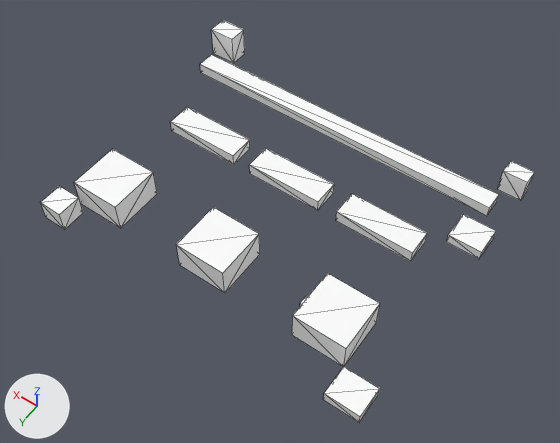
The glTF model cf2_col_r_fudge.glb as it was, and as the next commit left it.
Camera for both pictures: a 50 mm lens placed at (-52.0, -1.8, 54.9), pointed at (-28.3, -35.0, 2.8). The axes (+X, +Y, +Z) are drawn at lower left. The lights are the same throughout. The first picture is the older version. Mesh edges are drawn as thin lines. Vertices at exactly the same position are counted once.

Names of what the first picture shows: 'cf2_col_r_fudge'.
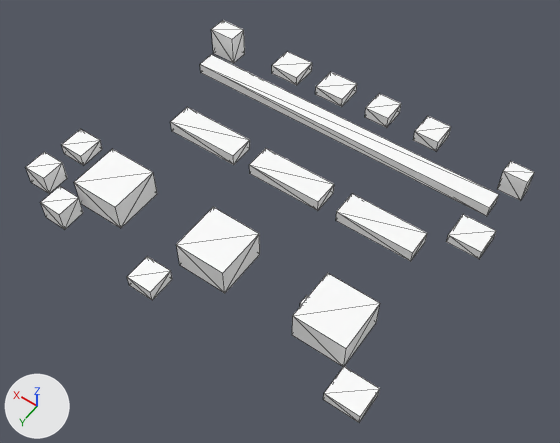
What differs and where, as boxes (x1, y1, x2, y2) in the pictures (560 x 443 px):
'cf2_col_r_fudge', reshaped: before (40, 20, 534, 423); after (25, 20, 534, 423)
part 1 of me_cf2_col_r_fudge, added: after (62, 129, 102, 165)
part 2 of me_cf2_col_r_fudge, added: after (365, 93, 401, 128)
part 3 of me_cf2_col_r_fudge, added: after (413, 116, 451, 151)
part 4 of me_cf2_col_r_fudge, added: after (315, 72, 357, 107)
part 5 of me_cf2_col_r_fudge, added: after (127, 256, 172, 300)
part 6 of me_cf2_col_r_fudge, added: after (25, 152, 67, 193)
part 7 of me_cf2_col_r_fudge, added: after (272, 51, 312, 85)

What changed in the scene script:
```text
Change me_cf2_col_r_fudge:
    used by ob_cf2_col_r_fudge; location = (0.0, 0.0, 0.0)
    remove me_cf2_col_r_fudge.from_pydata(...)  # 120 vertices, 180 faces; spans x -44.1..-10.7, y -49.9..-23.2, z 3.6..6.6
    add me_cf2_col_r_fudge.from_pydata(...)  # 176 vertices, 264 faces; spans x -44.1..-8.4, y -51.7..-22.4, z 3.6..6.6
    me_cf2_col_r_fudge part 1: a new loose piece, a box spanning x -10.8..-8.4, y -31.9..-29.5, z 3.6..4.8, in mat_col (white #ffffff)
    me_cf2_col_r_fudge part 2: a new loose piece, a box spanning x -30.3..-27.9, y -51.6..-49.2, z 3.6..4.8, in mat_col (white #ffffff)
    me_cf2_col_r_fudge part 3: a new loose piece, a box spanning x -35.5..-33.1, y -51.6..-49.2, z 3.6..4.8, in mat_col (white #ffffff)
    me_cf2_col_r_fudge part 4: a new loose piece, a box spanning x -25.4..-22.4, y -51.7..-49.1, z 3.6..4.6, in mat_col (white #ffffff)
    me_cf2_col_r_fudge part 5: a new loose piece, a box spanning x -25.1..-22.7, y -24.8..-22.4, z 3.6..4.8, in mat_col (white #ffffff)
    me_cf2_col_r_fudge part 6: a new loose piece, a box spanning x -10.7..-8.5, y -27.6..-25.4, z 3.6..5.6, in mat_col (white #ffffff)
    me_cf2_col_r_fudge part 7: a new loose piece, a box spanning x -20.2..-17.2, y -51.7..-49.1, z 3.6..4.6, in mat_col (white #ffffff)
```
